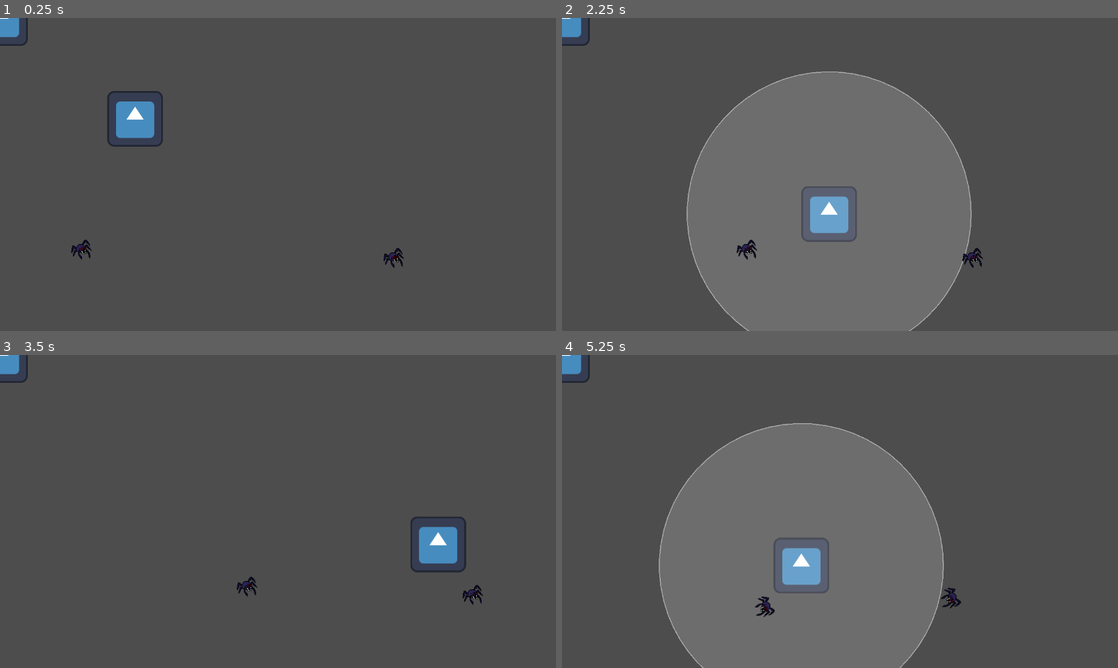
Above: before the commit, frames 1-4 (two rows, left to right).
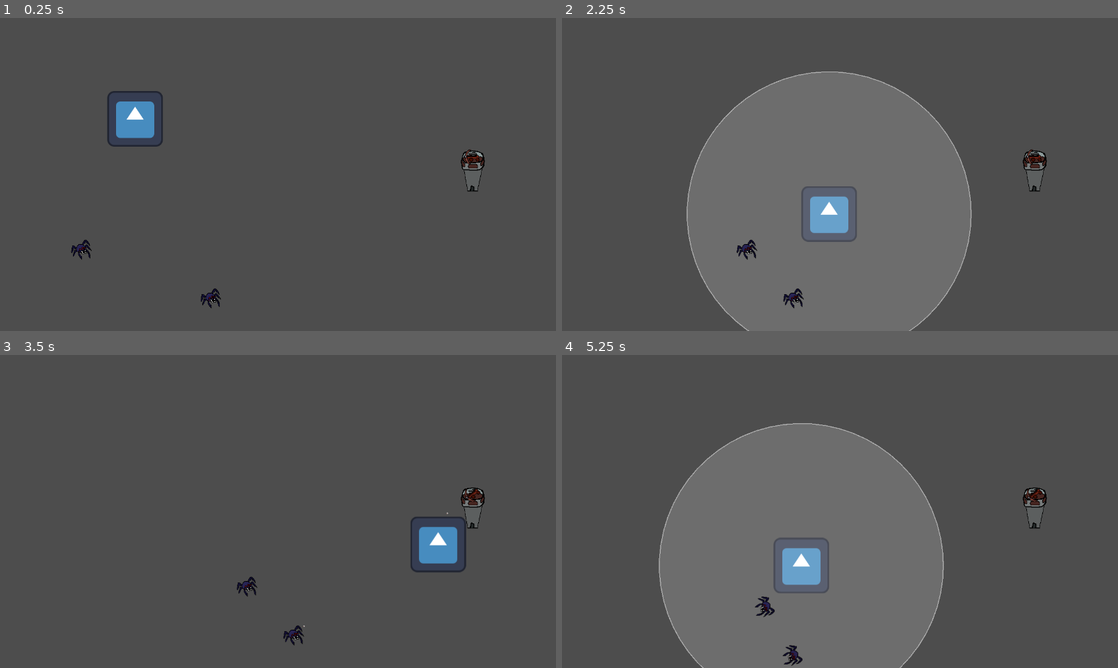
Above: after the commit, the same moments.

Repository: ternaryCat/ldjam59
Game: Godot game, scene res://components/level.tscn
The game is run twice, just before and just after one commit, with the same random seed, the same clock (stepped at 60 frames per second) and the same inputs. The engine's default icon, where the game draws it, is replaced by a stand-in: a white triangle on a blue panel in a dark square.
Inputs:
- Up to frame 1 (0.25 s): no input
- Up to frame 2 (2.25 s): tap Enter at 0.5 s; hold D (right) 0.53-1.28 s; hold Space (activate) 0.53-1.28 s; hold S (down) 1.28-2.03 s; tap W (top) at 1.35 s; hold D (right) from 2.03 s (still down); hold Space (activate) from 2.03 s (still down)
- Up to frame 3 (3.5 s): keep holding D (right); release Space (activate) at 2.78 s; tap W (top) at 2.85 s
- Up to frame 4 (5.25 s): release D (right) at 3.53 s; hold Space (activate) 3.53-4.28 s; hold A (left) 3.53-5.03 s; tap W (top) at 4.35 s; hold S (down) from 5.03 s (still down); hold Space (activate) from 5.03 s (still down)

The runs differ from the first frame. In frame 1, 0.7% of the frame differs, in the area x 0-88%, y 0-93%; in frame 2, 0.7%; in frame 3, 0.7%; in frame 4, 0.8%, in the area x 0-88%, y 0-100%.

Commit message:
add tower texture

Diff:
--- a/components/level.tscn
+++ b/components/level.tscn
@@ -17,8 +17,9 @@
 position = Vector2(187, 531)
 
 [node name="enemy2" parent="enemies" unique_id=1736653676 instance=ExtResource("3_6fnek")]
-position = Vector2(906, 550)
+position = Vector2(485, 643)
 
 [node name="towers" type="Node2D" parent="." unique_id=1975820466]
 
 [node name="tower" parent="towers" unique_id=239535656 instance=ExtResource("4_alc75")]
+position = Vector2(1087, 399)
--- a/components/level/tower.gd
+++ b/components/level/tower.gd
@@ -1,4 +1,4 @@
-extends Sprite2D
+extends Node2D
 
 const SHOT_SCENE: PackedScene = preload("res://components/level/tower/shot.tscn")
 
@@ -9,6 +9,8 @@
 var _cooldown: float = 0.0
 
 @onready var _vision: Area2D = $vision
+@onready var _head: Sprite2D = $head
+@onready var _shoot_point: Node2D = $head/shoot_point
 
 
 func _ready() -> void:
@@ -21,9 +23,14 @@
 	for i in range(_targets.size() - 1, -1, -1):
 		if not is_instance_valid(_targets[i]):
 			_targets.remove_at(i)
-	if _cooldown > 0.0 or _targets.is_empty():
+	if _targets.is_empty():
 		return
-	_fire(_targets[0])
+	var target := _targets[0]
+	_head.look_at(target.global_position)
+	_head.rotation += PI
+	if _cooldown > 0.0:
+		return
+	_fire(target)
 	_cooldown = fire_interval
 
 
@@ -40,6 +47,6 @@
 func _fire(target: Node2D) -> void:
 	var shot := SHOT_SCENE.instantiate()
 	get_parent().add_child(shot)
-	shot.global_position = global_position
-	var dir := (target.global_position - global_position).normalized()
+	shot.global_position = _shoot_point.global_position
+	var dir := (target.global_position - _shoot_point.global_position).normalized()
 	shot.launch(dir, shot_speed)
--- a/components/level/tower.tscn
+++ b/components/level/tower.tscn
@@ -1,17 +1,29 @@
 [gd_scene format=3 uid="uid://dmyske8pf6rii"]
 
-[ext_resource type="Texture2D" uid="uid://cvxbsh0y4gur7" path="res://icon.svg" id="1_eg74g"]
+[ext_resource type="Texture2D" uid="uid://cq6388ciifahr" path="res://images/tower_base.png" id="2_lmev3"]
 [ext_resource type="Script" uid="uid://dkf2f6hycklk2" path="res://components/level/tower.gd" id="2_ovbxm"]
+[ext_resource type="Texture2D" uid="uid://dtif5ldnp54up" path="res://images/balista.png" id="3_lmev3"]
 
 [sub_resource type="CircleShape2D" id="CircleShape2D_ovbxm"]
 radius = 497.00003
 
-[node name="tower" type="Sprite2D" unique_id=239535656]
-texture = ExtResource("1_eg74g")
+[node name="tower" type="Node2D" unique_id=781497971]
 script = ExtResource("2_ovbxm")
 
 [node name="vision" type="Area2D" parent="." unique_id=508446376]
+position = Vector2(2, -77)
 
 [node name="shape" type="CollisionShape2D" parent="vision" unique_id=461566366]
 rotation = -0.0024932972
 shape = SubResource("CircleShape2D_ovbxm")
+
+[node name="base" type="Sprite2D" parent="." unique_id=673565819]
+position = Vector2(0, -50)
+texture = ExtResource("2_lmev3")
+
+[node name="head" type="Sprite2D" parent="." unique_id=1329538249]
+position = Vector2(0, -80)
+texture = ExtResource("3_lmev3")
+
+[node name="shoot_point" type="Node2D" parent="head" unique_id=1163516476]
+position = Vector2(-15, 0)
--- a/components/level/tower/shot.tscn
+++ b/components/level/tower/shot.tscn
@@ -1,13 +1,13 @@
 [gd_scene format=3 uid="uid://cwuym685gkq6n"]
 
-[ext_resource type="Texture2D" uid="uid://cvxbsh0y4gur7" path="res://icon.svg" id="1_hff0m"]
+[ext_resource type="Texture2D" uid="uid://dkudx226kqpc2" path="res://images/arrow.png" id="1_87ont"]
 [ext_resource type="Script" uid="uid://c7hpxlg481s5b" path="res://components/level/tower/shot.gd" id="2_shot"]
 
 [sub_resource type="CircleShape2D" id="CircleShape2D_hff0m"]
-radius = 67.11929
+radius = 3.1622777
 
 [node name="Shot" type="Sprite2D" unique_id=145083089]
-texture = ExtResource("1_hff0m")
+texture = ExtResource("1_87ont")
 script = ExtResource("2_shot")
 
 [node name="collision" type="Area2D" parent="." unique_id=1307586098]
--- a/project.godot
+++ b/project.godot
@@ -19,6 +19,8 @@
 
 window/size/viewport_width=1280
 window/size/viewport_height=720
+window/stretch/mode="viewport"
+window/stretch/aspect="expand"
 
 [input]
 
Binary file added: images/arrow.png
Not shown, added: images/arrow.png.import
Binary file added: images/balista.png
Not shown, added: images/balista.png.import
Binary file added: images/tower_base.png
Not shown, added: images/tower_base.png.import
Not shown, changed: CLAUDE.md
